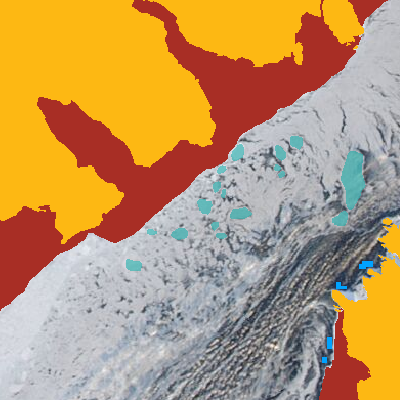
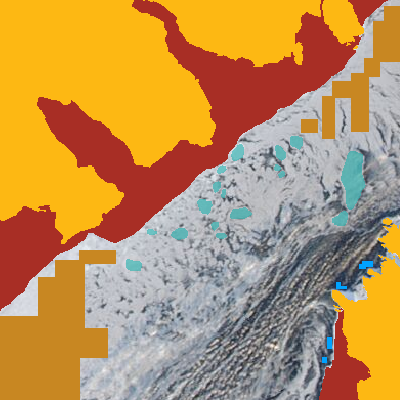
Comparing the layer stacks of the two 400 × 400 images. Changes:
added layer "ice samples" above "water" over (0, 6, 400, 400)
